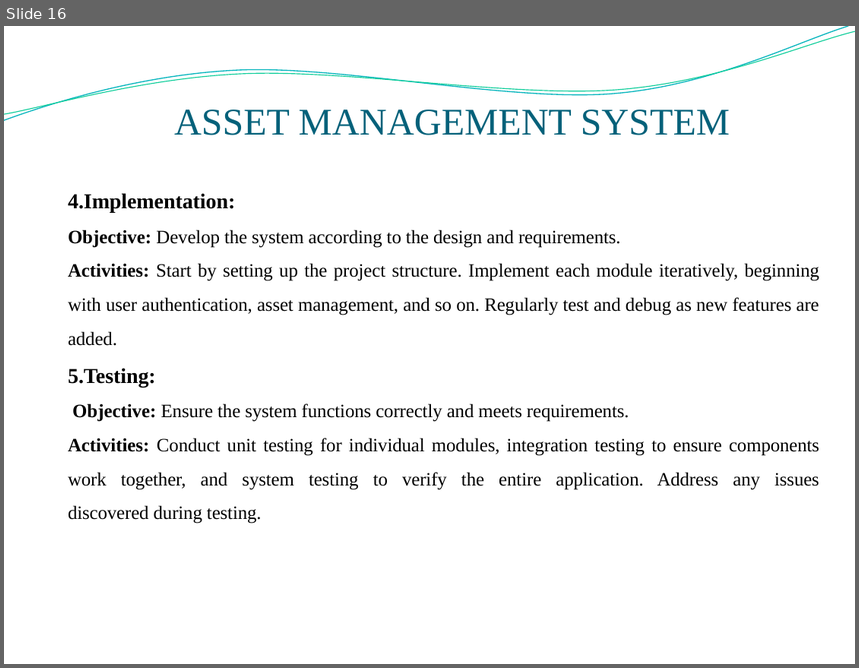
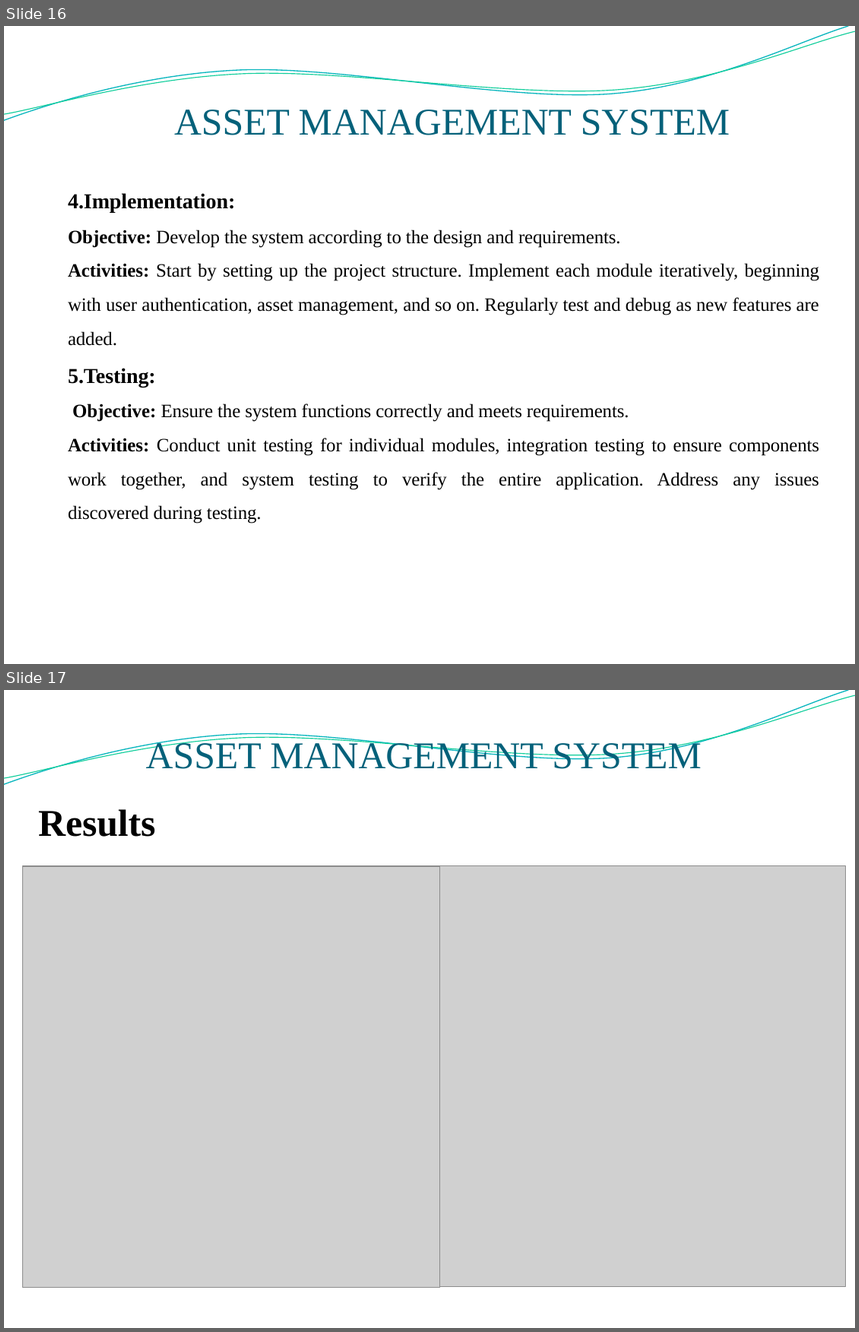
Before and after one commit to surya0811/Assetmanagement1, a slide deck: reports/ppt final.pptx. Shown one above the other, each under a label of ours: slide 16 before the commit, slides 16 and 17 after it. The pictures are 859x668 and 859x1332 pixels, drawn with LibreOffice and Linux fonts; fonts in the diff are those of the drawing; grey boxes stand for pictures; background and template pictures are left out. Boxes give left, top, right and bottom in pixels: in the first picture for what was removed or moved away, otherwise in the second. Text is boxed around its words. In the diff, an @@ line names an element or a change of style, - is before the commit and + after.

```diff
--- a/reports/ppt final.pptx
+++ b/reports/ppt final.pptx
@@ slide 17 added at (4,690,855,1328), background picture (left out); not listed: 2 template elements that a slide beside it also shows @@
@@ text added at (146,739,701,769), 32 pt, text #04617A @@
+ASSET MANAGEMENT SYSTEM
@@ title added at (38,809,155,837), 32 pt, text #000000, bold @@
+Results
@@ picture added at (23,866,439,1287) @@
@@ picture added at (439,866,846,1287) @@
```
Also in this commit, not shown: 3 slides changed, 1 other slide added, 2 slides removed.
